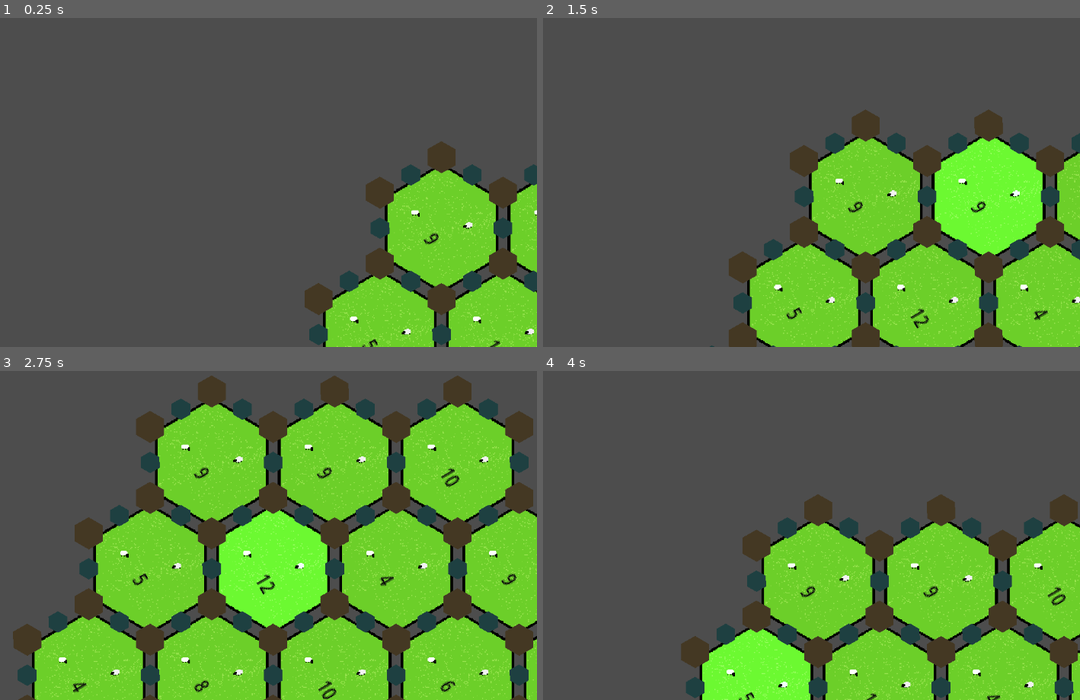
Above: before the commit, frames 1-4 (two rows, left to right).
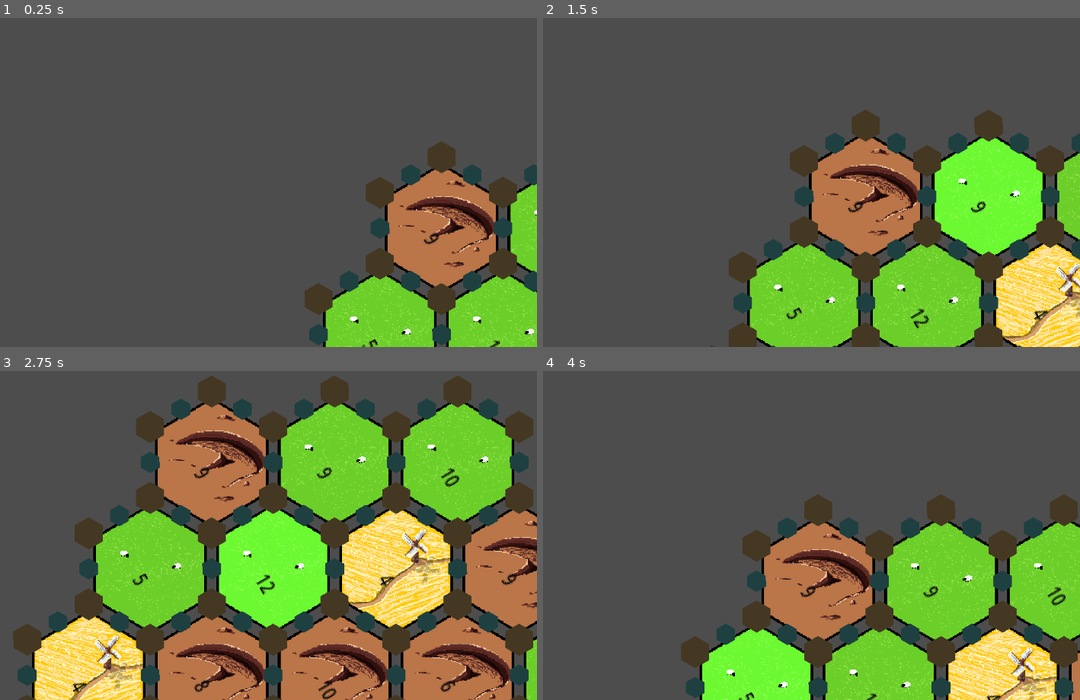
Above: after the commit, the same moments.

Repository: ichinii/absiedeln
Game: Godot game, scene res://game.tscn
The game is run twice, just before and just after one commit, with the same random seed, the same clock (stepped at 60 frames per second) and the same inputs.
Inputs (mouse positions are in pixels of both pictures, inside the frame that each line leads up to):
- Up to frame 1 (0.25 s): no input
- Up to frame 2 (1.5 s): tap Enter at 0.5 s; move the mouse to (983, 228) at 0.52 s; hold Right (ui_right) 0.53-1.28 s; click (983, 228) at 0.67 s; move the mouse to (994, 228) at 1.27 s; hold Down (ui_down) from 1.28 s (still down); click (994, 228) at 1.42 s
- Up to frame 3 (2.75 s): move the mouse to (263, 578) at 2.02 s; release Down (ui_down) at 2.03 s; hold Right (ui_right) from 2.03 s (still down); click (263, 578) at 2.17 s
- Up to frame 4 (4 s): move the mouse to (999, 463) at 2.77 s; release Right (ui_right) at 2.78 s; hold Up (ui_up) 2.78-3.53 s; click (999, 463) at 2.92 s; move the mouse to (806, 680) at 3.52 s; hold Left (ui_left) from 3.53 s (still down); click (806, 680) at 3.67 s

The runs differ from the first frame. In frame 1, 5.5% of the frame differs, in the area x 72-93%, y 46-82%; in frame 2, 9.7%; in frame 3, 32%, in the area x 6-100%, y 9-100%; in frame 4, 9.2%.

Commit message:
ordentlich absiedeln

Diff:
--- a/board.gd
+++ b/board.gd
@@ -90,8 +90,9 @@
 			tile.position = Vector2(pos_x, pos_y)
 			tile.dicenumber = dicenumber_pool.pick_random()
 			dicenumber_pool.erase(tile.dicenumber)
-			tile.set_tile_type(type_pool.pick_random())
-			type_pool.erase(tile.dicenumber)
+			var tile_type = type_pool.pick_random()
+			tile.set_tile_type(tile_type)
+			type_pool.erase(tile_type)
 			$Tiles.add_child(tile)
 
 			generate_buildings_for_tile(tile)
--- a/tile.gd
+++ b/tile.gd
@@ -9,6 +9,7 @@
 
 var buildings = []
 var streets = []
+var sprite = null
 
 func _ready() -> void:
 	$Label.text = str(dicenumber)
@@ -18,9 +19,14 @@
 
 func set_tile_type(type):
 	tile_type = type
+	var sprites = [$Sprites/Forest, $Sprites/Pasture, $Sprites/Hills, $Sprites/Mountains, $Sprites/Field, $Sprites/Desert, $Sprites/Water]
+	for sprite in sprites:
+		sprite.visible = false
+	sprite = sprites[tile_type]
+	sprite.visible = true
 
 func set_color(color: Color):
-	$Sprites/Grass.modulate = color
+	sprite.modulate = color
 
 func _on_input_event(viewport: Node, event: InputEvent, shape_idx: int) -> void:
 	var is_click = event is InputEventMouseButton and event.pressed and event.button_index == MOUSE_BUTTON_LEFT
--- a/tile.tscn
+++ b/tile.tscn
@@ -1,7 +1,9 @@
-[gd_scene load_steps=3 format=3 uid="uid://tor10ah34ddu"]
+[gd_scene load_steps=5 format=3 uid="uid://tor10ah34ddu"]
 
 [ext_resource type="Script" path="res://tile.gd" id="1_reqe4"]
 [ext_resource type="Texture2D" uid="uid://mdduckksd8un" path="res://sprites/wiese_PP.png" id="2_27tiq"]
+[ext_resource type="Texture2D" uid="uid://nan0wkm2qsxk" path="res://sprites/lehm.png" id="3_jaw77"]
+[ext_resource type="Texture2D" uid="uid://cidm1fpl14evs" path="res://sprites/korn.png" id="4_yxgji"]
 
 [node name="Tile" type="StaticBody2D"]
 scale = Vector2(0.25, 0.25)
@@ -12,11 +14,18 @@
 rotation = 0.523599
 
 [node name="Grass" type="Sprite2D" parent="Sprites"]
+visible = false
 rotation = -0.523599
 scale = Vector2(3.5, 3.5)
 texture = ExtResource("2_27tiq")
 
 [node name="Water" type="Sprite2D" parent="Sprites"]
+visible = false
+rotation = -0.523599
+scale = Vector2(3.5, 3.5)
+texture = ExtResource("2_27tiq")
+
+[node name="Pasture" type="Sprite2D" parent="Sprites"]
 visible = false
 rotation = -0.523599
 scale = Vector2(3.5, 3.5)
@@ -32,7 +41,7 @@
 visible = false
 rotation = -0.523599
 scale = Vector2(3.5, 3.5)
-texture = ExtResource("2_27tiq")
+texture = ExtResource("3_jaw77")
 
 [node name="Desert" type="Sprite2D" parent="Sprites"]
 visible = false
@@ -50,7 +59,7 @@
 visible = false
 rotation = -0.523599
 scale = Vector2(3.5, 3.5)
-texture = ExtResource("2_27tiq")
+texture = ExtResource("4_yxgji")
 
 [node name="Polygon2D" type="Polygon2D" parent="."]
 visible = false
Not shown, added: sprites/korn.png.import
Not shown, added: sprites/lehm.png.import
